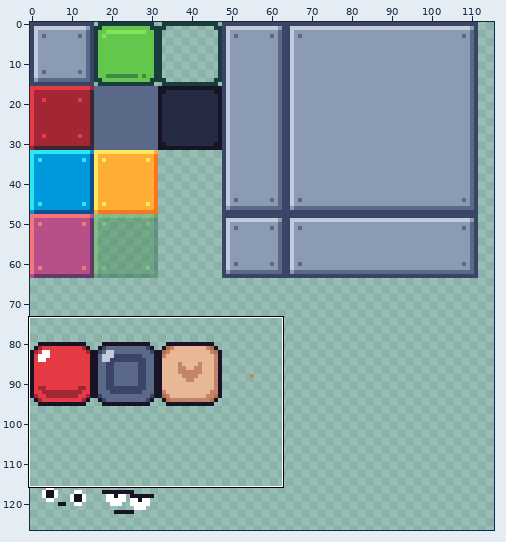
A sprite sheet gets an edit: assets/images/spritesheet/spritesheet.png. The picture above shows the old version from afar; the outline marks the close-up.
Close-up. Before the edit:
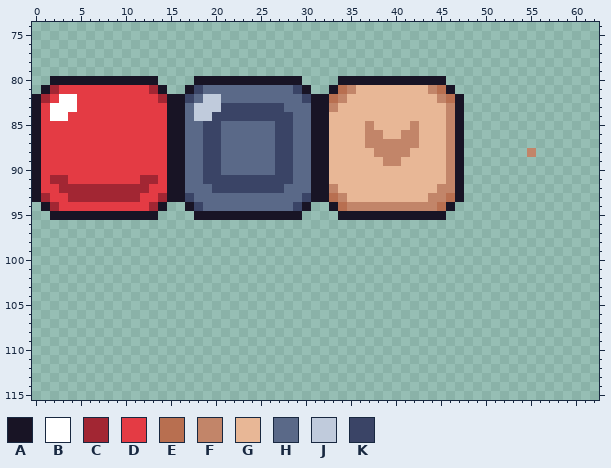
The file is 160x160 pixels. Colours within 5 levels of each other are drawn and written as one. Shown: x 0..62, y 74..115. The wide view leaves out empty margins.
Palette (. is transparent): A #181425  B #ffffff  C #a22633  D #e43b44  E #b86f50  F #c28569  G #e8b796  H #5a6988  J #c0cbdc  K #3a4466
Pixels before (only the part around the change), first column x 0:
 76 .............................................................
 77 .............................................................
 78 .............................................................
 79 .............................................................
 80 ..AAAAAAAAAAAA....AAAAAAAAAAAA....AAAAAAAAAAAA...............
 81 .ACDDDDDDDDDDCA..AKHHHHHHHHHHKA..AEFGGGGGGGGFEA..............
 82 ACDBBDDDDDDDDDCAAKHJJHHHHHHHHHKAAEFGGGGGGGGGGFEA.............
 83 ADBBBDDDDDDDDDDAAHJJJKKKKKKKHHHAAFGGGGGGGGGGGGFA.............
 84 ADBBDDDDDDDDDDDAAHJJKKKKKKKKKHHAAGGGGGGGGGGGGGFA.............
 85 ADDDDDDDDDDDDDDAAHHKKHHHHHHKKHHAAGGGGFGGGGFGGGFA.............
 86 ADDDDDDDDDDDDDDAAHHKKHHHHHHKKHHAAGGGGFFGGFFGGGFA.............
 87 ADDDDDDDDDDDDDDAAHHKKHHHHHHKKHHAAGGGGFFFFFFGGGFA.............
 88 ADDDDDDDDDDDDDDAAHHKKHHHHHHKKHHAAGGGGGFFFFGGGGFA.......F.....
 89 ADDDDDDDDDDDDDDAAHHKKHHHHHHKKHHAAGGGGGGFFGGGGGFA.............
 90 ADDDDDDDDDDDDDDAAHHKKHHHHHHKKHHAAGGGGGGGGGGGGGFA.............
 91 ADCCDDDDDDDDCCDAAHHKKKKKKKKKKHHAAGGGGGGGGGGGGGFA.............
 92 ADDCCCCCCCCCCDDAAHHHKKKKKKKKHHHAAFGGGGGGGGGGGFFA.............
 93 ACDDCCCCCCCCDDCAAKHHHHHHHHHHHHKAAEFGGGGGGGGGFFEA.............
 94 .ACDDDDDDDDDDCA..AKHHHHHHHHHHKA..AEFFFFFFFFFFEA..............
 95 ..AAAAAAAAAAAA....AAAAAAAAAAAA....AAAAAAAAAAAA...............
 96 .............................................................
 97 .............................................................
 98 .............................................................
 99 .............................................................
100 .............................................................
101 .............................................................
102 .............................................................
103 .............................................................
104 .............................................................
105 .............................................................
106 .............................................................
107 .............................................................
108 .............................................................
109 .............................................................
110 .............................................................
111 .............................................................
112 .............................................................
113 .............................................................
114 .............................................................
115 .............................................................
Once edited:
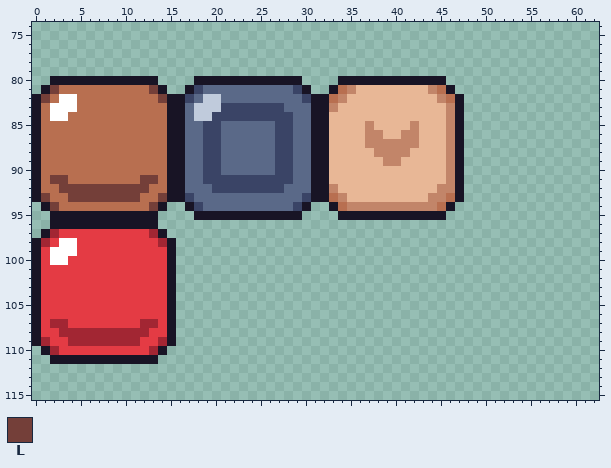
Colours new in this view: L #743f39
From old to new:
{"y":81,"x":2,"old":"CDDDDDDDDDDC","new":"LEEEEEEEEEEL"}
{"y":82,"x":1,"old":"CD","new":"LE"}
{"y":82,"x":5,"old":"DDDDDDDDDC","new":"EEEEEEEEEL"}
{"y":83,"x":1,"old":"D","new":"E"}
{"y":83,"x":5,"old":"DDDDDDDDDD","new":"EEEEEEEEEE"}
{"y":84,"x":1,"old":"D","new":"E"}
{"y":84,"x":4,"old":"DDDDDDDDDDD","new":"EEEEEEEEEEE"}
{"y":85,"x":1,"old":"DDDDDDDDDDDDDD","new":"EEEEEEEEEEEEEE"}
{"y":86,"x":1,"old":"DDDDDDDDDDDDDD","new":"EEEEEEEEEEEEEE"}
{"y":87,"x":1,"old":"DDDDDDDDDDDDDD","new":"EEEEEEEEEEEEEE"}
{"y":88,"x":1,"old":"DDDDDDDDDDDDDD","new":"EEEEEEEEEEEEEE"}
{"y":88,"x":55,"old":"F","new":"."}
{"y":89,"x":1,"old":"DDDDDDDDDDDDDD","new":"EEEEEEEEEEEEEE"}
{"y":90,"x":1,"old":"DDDDDDDDDDDDDD","new":"EEEEEEEEEEEEEE"}
{"y":91,"x":1,"old":"DCCDDDDDDDDCCD","new":"ELLEEEEEEEELLE"}
{"y":92,"x":1,"old":"DDCCCCCCCCCCDD","new":"EELLLLLLLLLLEE"}
{"y":93,"x":1,"old":"CDDCCCCCCCCDDC","new":"LEELLLLLLLLEEL"}
{"y":94,"x":2,"old":"CDDDDDDDDDDC","new":"LEEEEEEEEEEL"}
{"y":96,"x":2,"old":"............","new":"AAAAAAAAAAAA"}
{"y":97,"x":1,"old":"..............","new":"ACDDDDDDDDDDCA"}
{"y":98,"x":0,"old":"................","new":"ACDBBDDDDDDDDDCA"}
{"y":99,"x":0,"old":"................","new":"ADBBBDDDDDDDDDDA"}
{"y":100,"x":0,"old":"................","new":"ADBBDDDDDDDDDDDA"}
{"y":101,"x":0,"old":"................","new":"ADDDDDDDDDDDDDDA"}
{"y":102,"x":0,"old":"................","new":"ADDDDDDDDDDDDDDA"}
{"y":103,"x":0,"old":"................","new":"ADDDDDDDDDDDDDDA"}
{"y":104,"x":0,"old":"................","new":"ADDDDDDDDDDDDDDA"}
{"y":105,"x":0,"old":"................","new":"ADDDDDDDDDDDDDDA"}
{"y":106,"x":0,"old":"................","new":"ADDDDDDDDDDDDDDA"}
{"y":107,"x":0,"old":"................","new":"ADCCDDDDDDDDCCDA"}
{"y":108,"x":0,"old":"................","new":"ADDCCCCCCCCCCDDA"}
{"y":109,"x":0,"old":"................","new":"ACDDCCCCCCCCDDCA"}
{"y":110,"x":1,"old":"..............","new":"ACDDDDDDDDDDCA"}
{"y":111,"x":2,"old":"............","new":"AAAAAAAAAAAA"}
{"label":"changed","picture_box":[32,85,176,364]}
{"label":"erased","picture_box":[527,148,536,157]}
